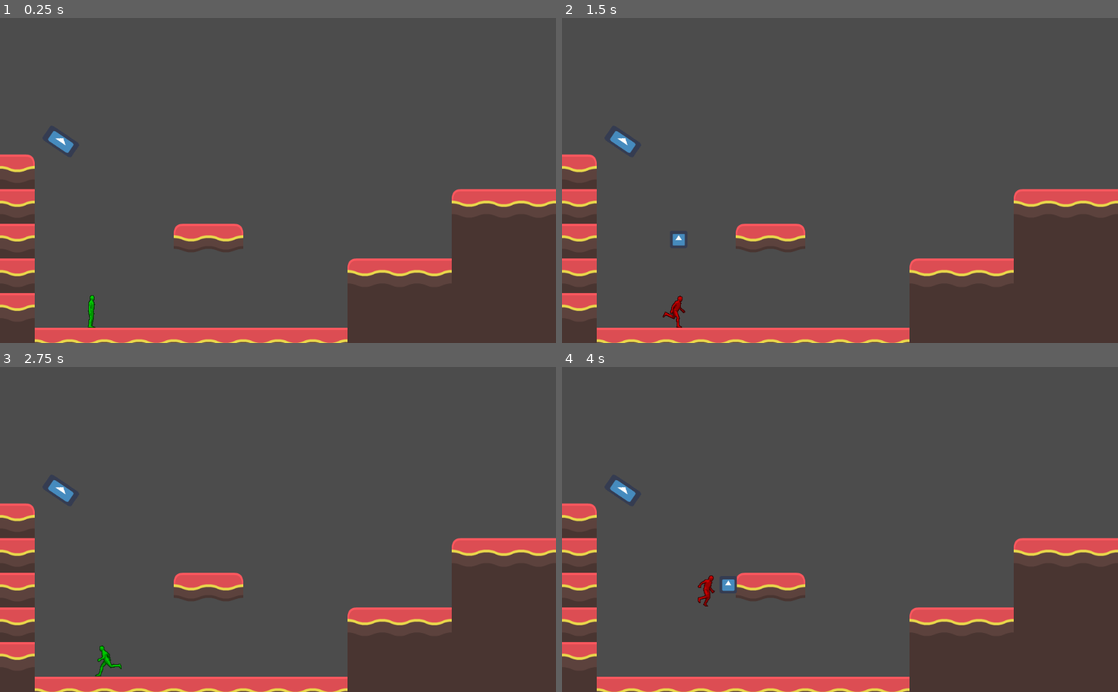
Above: before the commit, frames 1-4 (two rows, left to right).
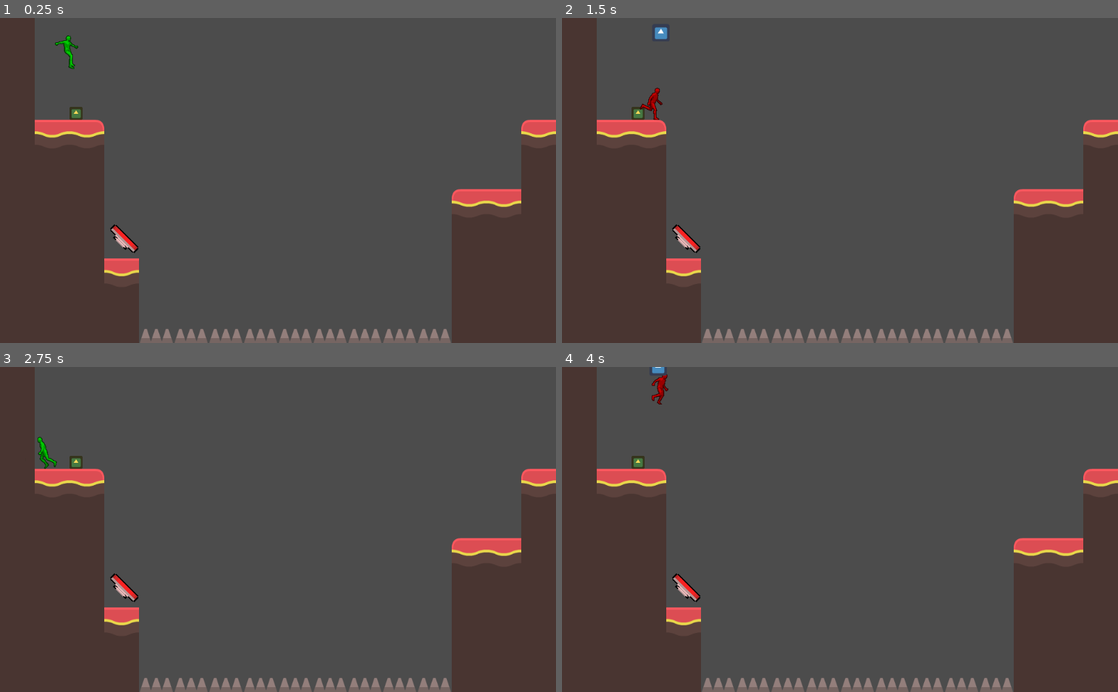
Above: after the commit, the same moments.

Repository: ALhobby/PuzzlePlataformer
Game: Godot game, scene res://Main.tscn
Same seed, same stepped clock (60 frames per second), same inputs: the game is played once before the commit and once after it. The engine's default icon, where the game draws it, is replaced by a stand-in: a white triangle on a blue panel in a dark square.
Inputs (mouse positions are in pixels of both pictures, inside the frame that each line leads up to):
- Up to frame 1 (0.25 s): no input
- Up to frame 2 (1.5 s): tap Enter at 0.5 s; move the mouse to (962, 164) at 0.52 s; hold Right (ui_right) from 0.53 s (still down); click (962, 164) at 0.6 s; tap Up (ui_up) at 0.77 s; move the mouse to (728, 196) at 1.27 s; click (728, 196) at 1.35 s
- Up to frame 3 (2.75 s): tap Up (ui_up) at 1.52 s; move the mouse to (333, 458) at 2.02 s; release Right (ui_right) at 2.03 s; hold Left (ui_left) from 2.03 s (still down); click (333, 458) at 2.1 s
- Up to frame 4 (4 s): move the mouse to (812, 594) at 2.77 s; release Left (ui_left) at 2.78 s; hold Right (ui_right) from 2.78 s (still down); click (812, 594) at 2.85 s; tap Up (ui_up) at 3.02, 3.77 s; move the mouse to (1006, 578) at 3.52 s; click (1006, 578) at 3.6 s

The runs differ from the first frame. In frame 1, 23% of the frame differs, in the area x 0-100%, y 0-100%; in frame 2, 23%; in frame 3, 23%; in frame 4, 23%.

Commit message:
Add spring animation

Diff:
--- a/Main.tscn
+++ b/Main.tscn
@@ -8,6 +8,7 @@
 [ext_resource path="res://icon.png" type="Texture" id=6]
 [ext_resource path="res://Spring.gd" type="Script" id=7]
 [ext_resource path="res://CheckpointMarker.gd" type="Script" id=8]
+[ext_resource path="res://assets/Other/Spring.png" type="Texture" id=9]
 
 [sub_resource type="ConvexPolygonShape2D" id=6]
 points = PoolVector2Array( 0, 0, 64, 0, 64, 64, 0, 64 )
@@ -620,8 +621,12 @@
 script = ExtResource( 7 )
 
 [node name="Sprite" type="Sprite" parent="World/SpringManager/Spring1"]
-scale = Vector2( 1, 0.5 )
-texture = ExtResource( 6 )
+position = Vector2( -0.00827026, -6.02876 )
+scale = Vector2( 3.2, 1.9 )
+texture = ExtResource( 9 )
+hframes = 2
+frame = 1
+region_rect = Rect2( 20, -1, 21, 16 )
 
 [node name="CollisionShape2D" type="CollisionShape2D" parent="World/SpringManager/Spring1"]
 position = Vector2( 0, -8 )
@@ -633,34 +638,40 @@
 collision_mask = 3
 script = ExtResource( 7 )
 
-[node name="Sprite" type="Sprite" parent="World/SpringManager/Spring2"]
-scale = Vector2( 1, 0.5 )
-texture = ExtResource( 6 )
-
 [node name="CollisionShape2D" type="CollisionShape2D" parent="World/SpringManager/Spring2"]
 position = Vector2( 0, -8 )
 shape = SubResource( 38 )
 
+[node name="Sprite" type="Sprite" parent="World/SpringManager/Spring2"]
+position = Vector2( 0.414063, -7.81519 )
+scale = Vector2( 3.2, 1.9 )
+texture = ExtResource( 9 )
+hframes = 2
+frame = 1
+
 [node name="Spring3" type="Area2D" parent="World/SpringManager"]
 position = Vector2( 4768, 1056 )
 rotation = 1.0472
 collision_mask = 3
 script = ExtResource( 7 )
 
-[node name="Sprite" type="Sprite" parent="World/SpringManager/Spring3"]
-scale = Vector2( 1, 0.5 )
-texture = ExtResource( 6 )
-
 [node name="CollisionShape2D" type="CollisionShape2D" parent="World/SpringManager/Spring3"]
 position = Vector2( 0, -8 )
 shape = SubResource( 38 )
 
+[node name="Sprite" type="Sprite" parent="World/SpringManager/Spring3"]
+position = Vector2( 0.957275, -8.79297 )
+scale = Vector2( 3.2, 1.9 )
+texture = ExtResource( 9 )
+hframes = 2
+frame = 1
+
 [node name="GUI" type="Control" parent="."]
 margin_right = 40.0
 margin_bottom = 40.0
 
 [node name="Player" parent="." instance=ExtResource( 1 )]
-position = Vector2( 168, 536 )
+position = Vector2( 3582, 607 )
 collision_mask = 4
 
 [connection signal="body_entered" from="World/Spikes" to="." method="_on_Spikes_body_entered"]
--- a/Spring.gd
+++ b/Spring.gd
@@ -3,6 +3,7 @@
 
 export var bounce_strength : int = 1600
 
+onready var sprite = $Sprite
 onready var theta = self.rotation_degrees  # Angle of the spring
 # Unitary vector normal to the spring surface
 onready var unitary_vector : Vector2 = Vector2(sin(deg2rad(theta)), -cos(deg2rad(theta)))
@@ -11,9 +12,20 @@
 func _on_Spring_body_entered(body):
 	if body is KinematicBody2D:
 		print("SPRING PRESSED")
-		# Q1 is +,+
-		# Q4 is -,-
+		# Animation
+		sprite.set_frame(0)
+		var timer = Timer.new()
+		timer.connect("timeout",self,"_on_timer_timeout")
+		timer.set_wait_time(0.2)
+		add_child(timer) #to process
+		timer.start() #to start
+
+		# Physiscs
 		if body.get_name() == "Player":
 			body.velocity_vec = bounce_strength * unitary_vector
 		elif body.has_method("set_launched"):  # is moth
 			body.velocity_vec = bounce_strength * unitary_vector
+
+
+func _on_timer_timeout():
+	sprite.set_frame(1)
Not shown: 1 places in Main.tscn that only renumber resources
Binary file added: Spring.png
Not shown, added: Spring.png.import
Binary file added: assets/Other/Spring.png
Not shown, added: assets/Other/Spring.png.import
